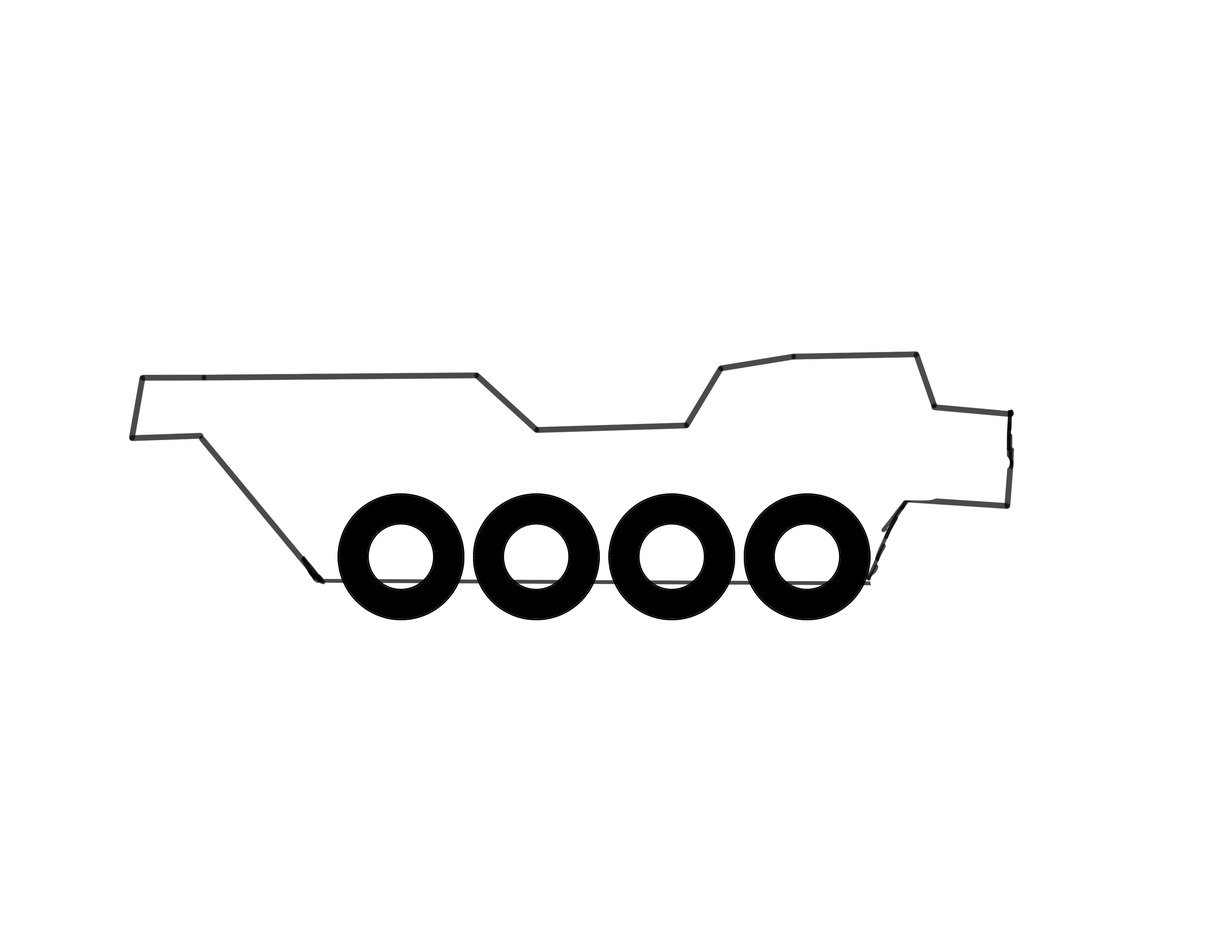
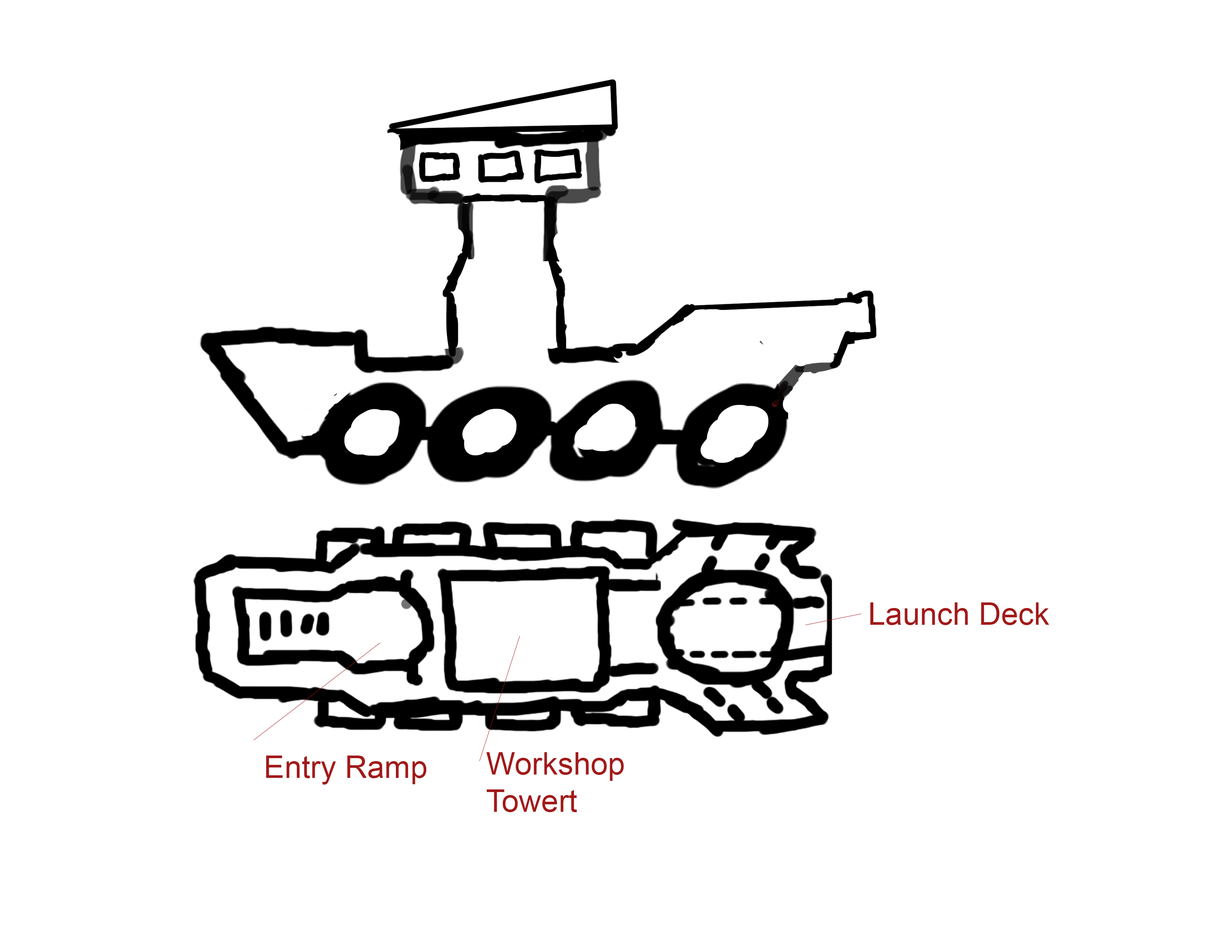
Comparing the layer stacks of the two 1229x950 images. Changes:
added layer "Shape 3" above "Entry Ramp" over [253,613,862,762]
added layer "Entry Ramp" above "Workshop Towert" over [265,755,427,785]
added layer "Workshop Towert" above "Launch Deck" over [486,752,624,813]
added layer "Launch Deck" above "Concept" over [870,602,1050,626]
renamed "Layer 1" to "Concept", painted on it over [128,78,1015,738]
removed layer "Ellipse 1 copy 3" over [743,493,871,621]
removed layer "Ellipse 1 copy 2" over [608,493,736,621]
removed layer "Ellipse 1 copy" over [473,493,601,621]
removed layer "Ellipse 1" over [337,493,465,621]
